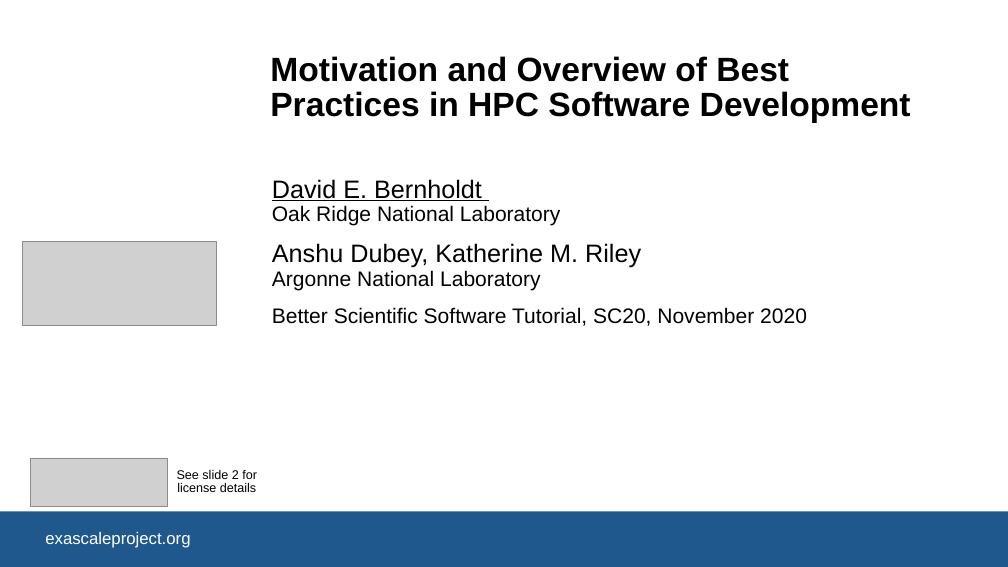
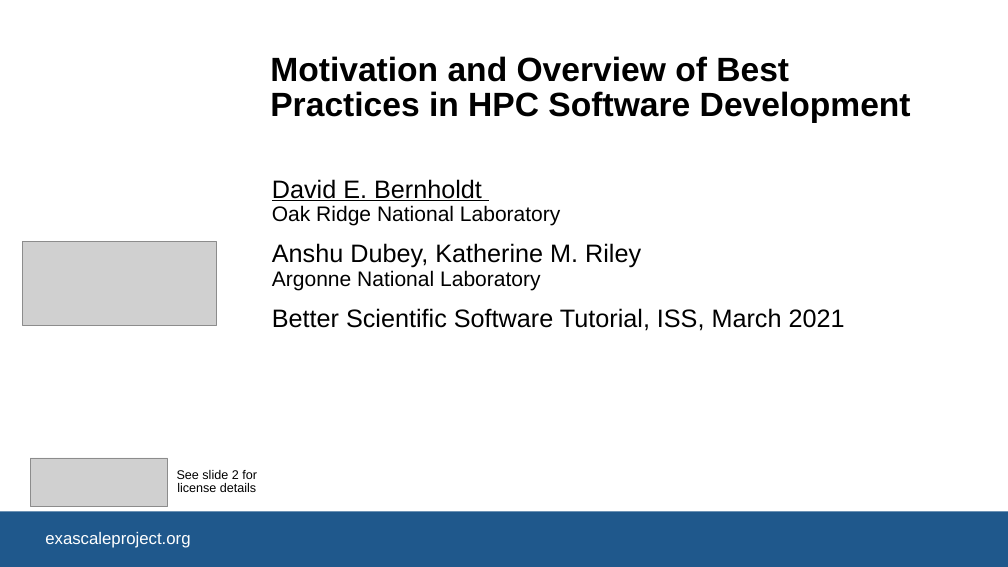
Before and after one commit to bssw-tutorial/presentations, a slide deck: slide 1 of overview.pptx. Drawn at 1008x567 pixels with LibreOffice and Linux fonts; fonts in the diff are those of the drawing; grey boxes stand for pictures; background and template pictures are left out. Boxes give left, top, right and bottom in pixels: in the first picture for what was removed or moved away, otherwise in the second. Text is boxed around its words. In the diff, an @@ line names an element or a change of style, - is before the commit and + after.

```diff
--- a/overview.pptx
+++ b/overview.pptx
@@ subtitle at box(272, 308, 845, 331): text changed; size 20 to 24 pt @@
-Better Scientific Software Tutorial, SC20, November 2020
+Better Scientific Software Tutorial, ISS, March 2021
```
Also in this commit, not shown: 2 other slides changed, 3 other files.
